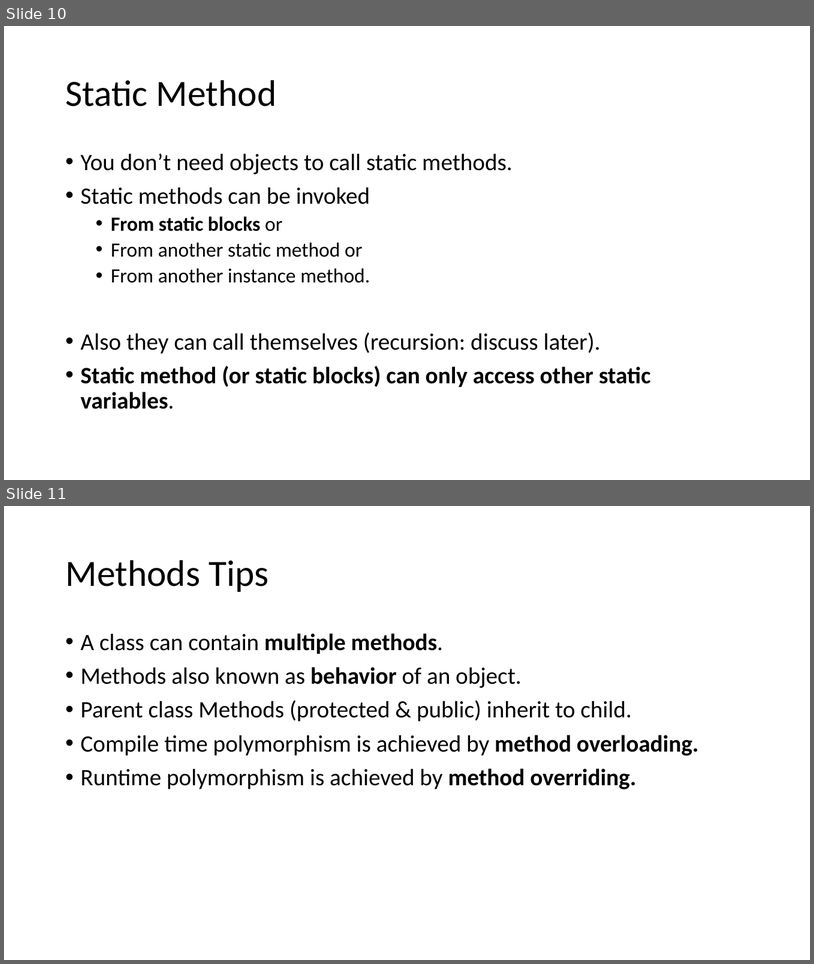
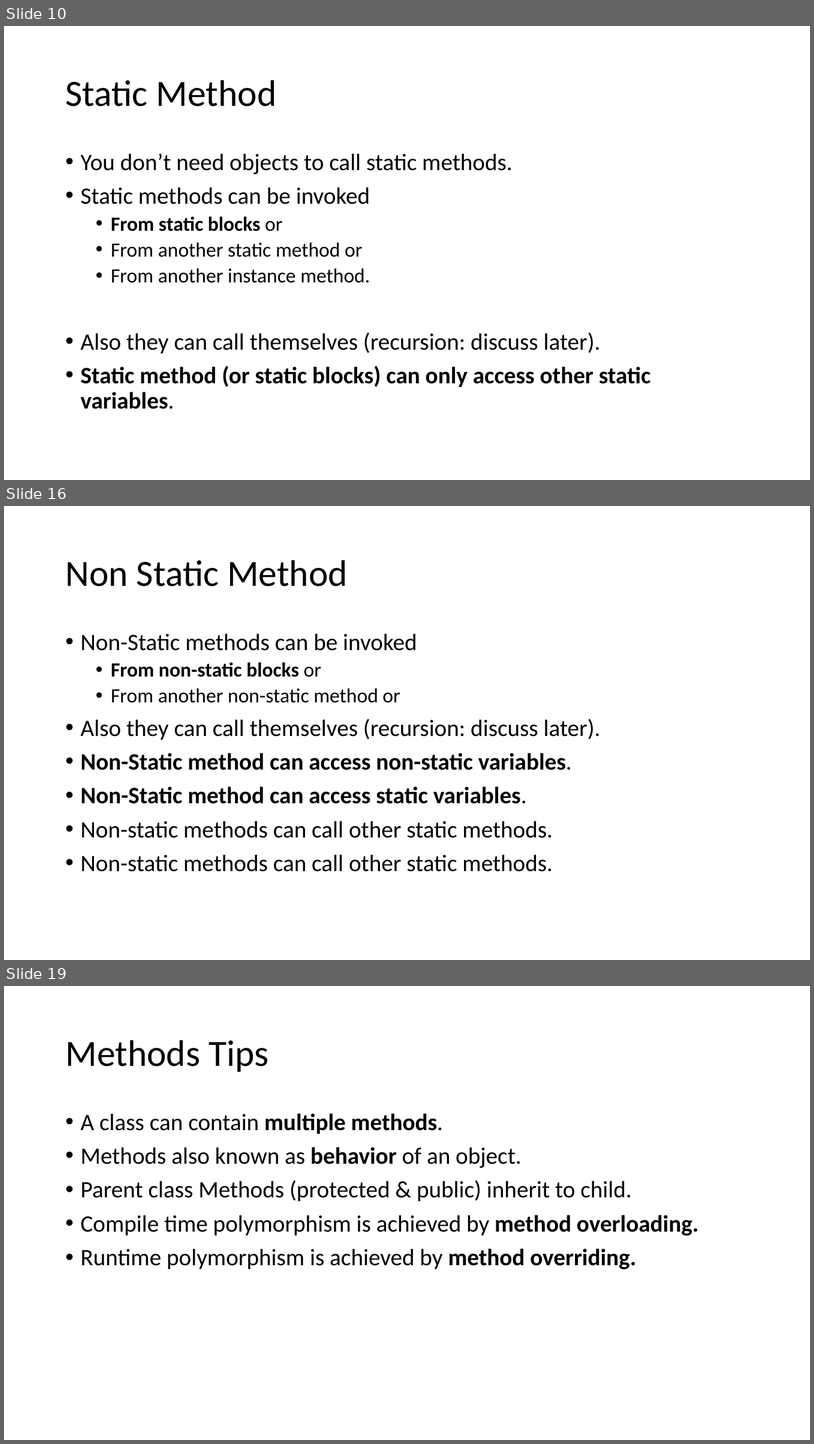
Before and after one commit to umaa-java-sept-2020/documents, a slide deck: methods.pptx. Shown one above the other, each under a label of ours: slides 10 and 11 before the commit, slides 10, 16 and 19 after it; the slides between them are not shown. The pictures are 814x964 and 814x1444 pixels, drawn with LibreOffice and Linux fonts; fonts in the diff are those of the drawing. Boxes give left, top, right and bottom in pixels: in the first picture for what was removed or moved away, otherwise in the second. Text is boxed around its words. In the diff, an @@ line names an element or a change of style, - is before the commit and + after.

```diff
--- a/methods.pptx
+++ b/methods.pptx
@@ slide 16 added at (4, 506, 810, 960), background #FFFFFF @@
@@ title added at (65, 560, 348, 586), 44 pt, text #000000 @@
+Non Static Method
@@ text added at (81, 633, 601, 871), 28 pt, text #000000 @@
+• Non-Static methods can be invoked
+  • From non-static blocks or
+  • From another non-static method or
+• Also they can call themselves (recursion: discuss later).
+• Non-Static method can access non-static variables.
+• Non-Static method can access static variables.
+• Non-static methods can call other static methods.
+• Non-static methods can call other static methods.
@@ what was slide 11 is now slide 19 @@
```
Also in this commit, not shown: 3 slides changed, 7 other slides added.
